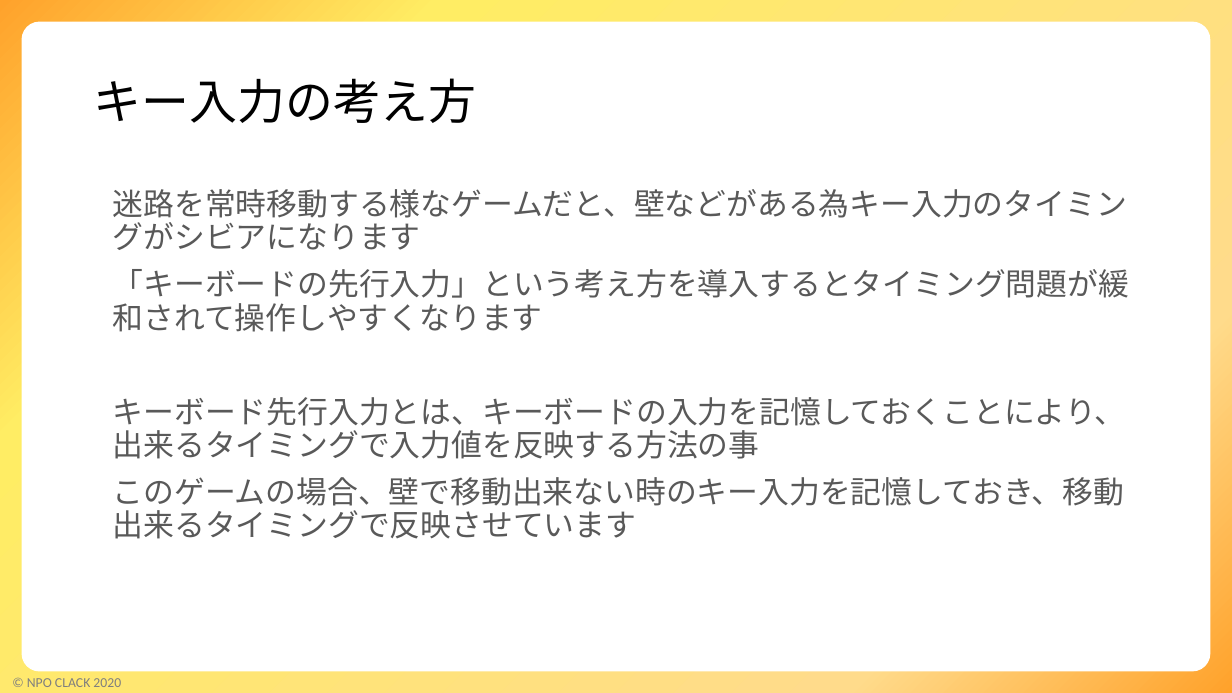
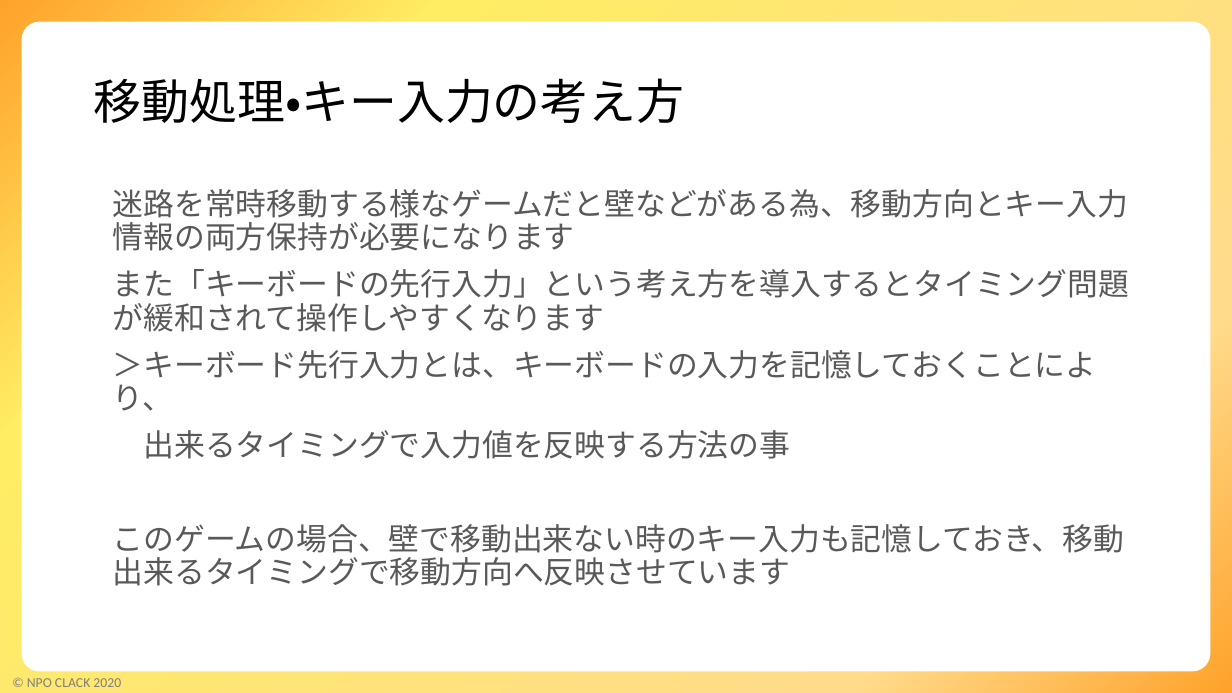
Before and after one commit to kinta2kunte/SnameGame, a slide deck: slide 7 of SnakeGame解説.pptx. Drawn at 1232x693 pixels with LibreOffice and Linux fonts; fonts in the diff are those of the drawing; background and template pictures are left out. Boxes give left, top, right and bottom in pixels: in the first picture for what was removed or moved away, otherwise in the second. Text is boxed around its words. In the diff, an @@ line names an element or a change of style, - is before the commit and + after.

```diff
--- a/SnakeGame解説.pptx
+++ b/SnakeGame解説.pptx
@@ title at (x1=94, y1=78, x2=684, y2=123): text changed @@
-キー入力の考え方
+移動処理・キー入力の考え方
@@ text at (x1=113, y1=189, x2=1129, y2=586): text changed @@
-迷路を常時移動する様なゲームだと、壁などがある為キー入力のタイミングがシビアになります
-「キーボードの先行入力」という考え方を導入するとタイミング問題が緩和されて操作しやすくなります
-キーボード先行入力とは、キーボードの入力を記憶しておくことにより、出来るタイミングで入力値を反映する方法の事
-このゲームの場合、壁で移動出来ない時のキー入力を記憶しておき、移動出来るタイミングで反映させています
+迷路を常時移動する様なゲームだと壁などがある為、移動方向とキー入力情報の両方保持が必要になります
+また「キーボードの先行入力」という考え方を導入するとタイミング問題が緩和されて操作しやすくなります
+＞キーボード先行入力とは、キーボードの入力を記憶しておくことにより、
+出来るタイミングで入力値を反映する方法の事
+このゲームの場合、壁で移動出来ない時のキー入力も記憶しておき、移動出来るタイミングで移動方向へ反映させています
```
Also in this commit, not shown: 2 other slides changed, 2 slides added, 2 other files.
